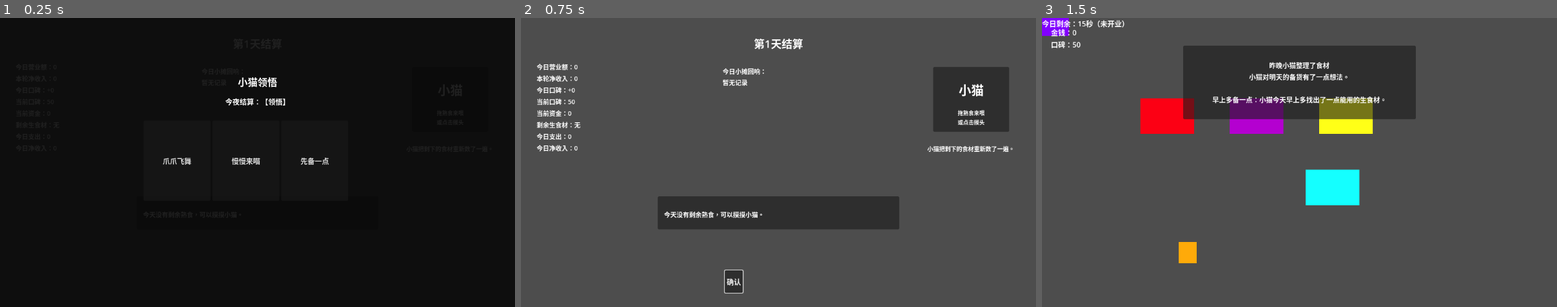
Above: before the commit, frames 1-3 (left to right).
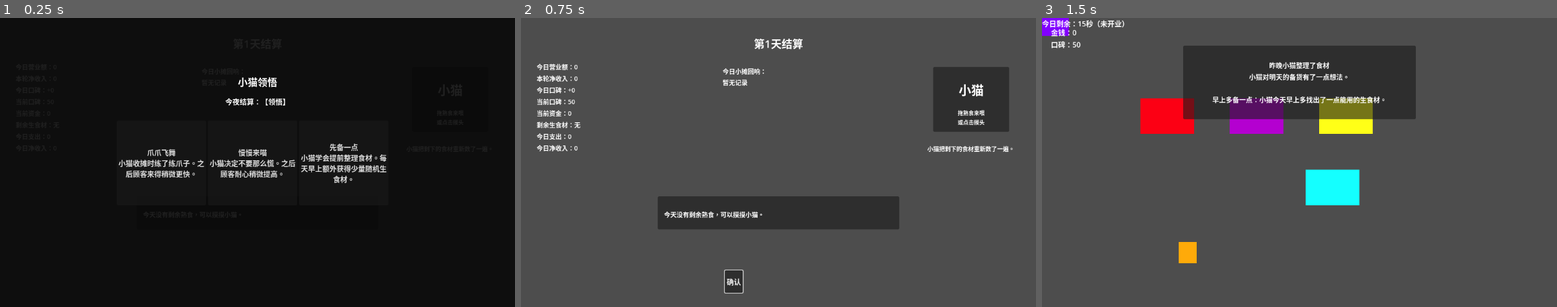
Above: after the commit, the same moments.

Repository: lcy2333orz-crypto/midemalatang
Game: Godot game, scene res://settlement_result.tscn
Same seed, same stepped clock (60 frames per second), same inputs: the game is played once before the commit and once after it. The project has no main scene, so this scene is started directly.
Inputs:
- Up to frame 1 (0.25 s): no input
- Up to frame 2 (0.75 s): click "爪爪飞舞" (after the commit: "爪爪飞舞 小猫收摊时练了练爪子。之 后顾客来得稍微更快。") at 0.5 s
- Up to frame 3 (1.5 s): click "确认" at 1.25 s

The runs differ from the first frame. In frame 1, 2.0% of the frame differs, in the area x 23-76%, y 43-58%; in frame 2, nothing differs; in frame 3, nothing differs.

Commit message:
优化夜间卡牌描述显示

Diff:
--- a/data/card_db.json
+++ b/data/card_db.json
@@ -4,80 +4,104 @@
 	  {
 		"id": "claw_dance",
 		"name": "爪爪飞舞",
-		"description": "效果待定。",
-		"modifiers": {}
+		"description": "小猫收摊时练了练爪子。之后顾客来得稍微更快。",
+		"modifiers": {
+		  "customer_spawn_interval_multiplier": 0.9
+		}
 	  },
 	  {
 		"id": "slow_down_meow",
 		"name": "慢慢来喵",
-		"description": "效果待定。",
-		"modifiers": {}
+		"description": "小猫决定不要那么慌。之后顾客耐心稍微提高。",
+		"modifiers": {
+		  "customer_patience_multiplier": 1.2
+		}
 	  },
 	  {
 		"id": "prepare_first",
 		"name": "先备一点",
-		"description": "效果待定。",
-		"modifiers": {}
+		"description": "小猫学会提前整理食材。每天早上额外获得少量随机生食材。",
+		"modifiers": {
+		  "random_raw_stock_bonus": 2
+		}
 	  }
 	],
 	"good": [
 	  {
 		"id": "busy_stall",
 		"name": "热闹摊口",
-		"description": "效果待定。",
-		"modifiers": {}
+		"description": "老鼠把这家小摊告诉了附近的朋友。之后顾客来得更快。",
+		"modifiers": {
+		  "customer_spawn_interval_multiplier": 0.85
+		}
 	  },
 	  {
 		"id": "clean_plate",
 		"name": "一点不剩",
-		"description": "效果待定。",
-		"modifiers": {}
+		"description": "老鼠把碗吃得干干净净。之后普通供货商进货稍微便宜。",
+		"modifiers": {
+		  "supplier_order_price_multiplier": 0.9
+		}
 	  },
 	  {
 		"id": "sneak_around",
 		"name": "钻来钻去",
-		"description": "效果待定。",
-		"modifiers": {}
+		"description": "老鼠知道附近哪里能临时借到食材。之后临时借货稍微便宜。",
+		"modifiers": {
+		  "emergency_shop_price_multiplier": 0.75
+		}
 	  }
 	],
 	"bad": [
 	  {
 		"id": "messy_rhythm",
 		"name": "乱成一团",
-		"description": "效果待定。",
-		"modifiers": {}
+		"description": "今晚的小摊有些慌乱。之后顾客耐心稍微降低。",
+		"modifiers": {
+		  "customer_patience_multiplier": 0.9
+		}
 	  },
 	  {
 		"id": "impatient_customers",
 		"name": "顾客不耐烦",
-		"description": "效果待定。",
-		"modifiers": {}
+		"description": "不好的服务让一些顾客留下了坏印象。之后顾客耐心明显降低。",
+		"modifiers": {
+		  "customer_patience_multiplier": 0.8
+		}
 	  },
 	  {
 		"id": "slower_rhythm",
 		"name": "节奏变慢",
-		"description": "效果待定。",
-		"modifiers": {}
+		"description": "今晚的失误打乱了小摊节奏。之后顾客来得稍微慢一点。",
+		"modifiers": {
+		  "customer_spawn_interval_multiplier": 1.15
+		}
 	  }
 	],
 	"fallback": [
 	  {
 		"id": "tidy_up",
 		"name": "整理一下",
-		"description": "效果待定。",
-		"modifiers": {}
+		"description": "小猫把摊位重新整理好。每天早上额外获得一点随机生食材。",
+		"modifiers": {
+		  "random_raw_stock_bonus": 1
+		}
 	  },
 	  {
 		"id": "take_a_breath",
 		"name": "缓一口气",
-		"description": "效果待定。",
-		"modifiers": {}
+		"description": "小猫坐下来缓了一口气。之后顾客耐心略微提高。",
+		"modifiers": {
+		  "customer_patience_multiplier": 1.1
+		}
 	  },
 	  {
 		"id": "cheer_up_again",
 		"name": "重新打起精神",
-		"description": "效果待定。",
-		"modifiers": {}
+		"description": "小猫重新打起精神。之后顾客来得略微更快。",
+		"modifiers": {
+		  "customer_spawn_interval_multiplier": 0.95
+		}
 	  }
 	]
   }
--- a/run_setup_data.gd
+++ b/run_setup_data.gd
@@ -596,22 +596,29 @@
 	return current_day_business_event.duplicate(true)
 
 func get_current_day_multiplier(modifier_id: String, default_value: float = 1.0) -> float:
-	if current_day_modifiers.is_empty():
-		return default_value
-
-	if not current_day_modifiers.has(modifier_id):
-		return default_value
-
-	return float(current_day_modifiers.get(modifier_id, default_value))
+	var value := default_value
+
+	if not current_day_modifiers.is_empty() and current_day_modifiers.has(modifier_id):
+		value *= float(current_day_modifiers.get(modifier_id, 1.0))
+
+	var effect_manager := get_node_or_null("/root/EffectManager")
+	if effect_manager != null and effect_manager.has_method("get_multiplier"):
+		value = effect_manager.get_multiplier(modifier_id, value)
+
+	return value
+
 
 func get_current_day_additive(modifier_id: String, default_value: float = 0.0) -> float:
-	if current_day_modifiers.is_empty():
-		return default_value
-
-	if not current_day_modifiers.has(modifier_id):
-		return default_value
-
-	return float(current_day_modifiers.get(modifier_id, default_value))
+	var value := default_value
+
+	if not current_day_modifiers.is_empty() and current_day_modifiers.has(modifier_id):
+		value += float(current_day_modifiers.get(modifier_id, 0.0))
+
+	var effect_manager := get_node_or_null("/root/EffectManager")
+	if effect_manager != null and effect_manager.has_method("get_additive"):
+		value = effect_manager.get_additive(modifier_id, value)
+
+	return value
 
 func get_current_night_activity_text() -> String:
 	if current_night_activity.is_empty():
--- a/settlement_result.gd
+++ b/settlement_result.gd
@@ -159,19 +159,29 @@
 	return [
 		{
 			"id": "tidy_up",
-			"name": "整理一下"
+			"name": "整理一下",
+			"description": "小猫把摊位重新整理好。每天早上额外获得一点随机生食材。",
+			"modifiers": {
+				"random_raw_stock_bonus": 1
+			}
 		},
 		{
 			"id": "take_a_breath",
-			"name": "缓一口气"
+			"name": "缓一口气",
+			"description": "小猫坐下来缓了一口气。之后顾客耐心略微提高。",
+			"modifiers": {
+				"customer_patience_multiplier": 1.1
+			}
 		},
 		{
 			"id": "cheer_up_again",
-			"name": "重新打起精神"
+			"name": "重新打起精神",
+			"description": "小猫重新打起精神。之后顾客来得略微更快。",
+			"modifiers": {
+				"customer_spawn_interval_multiplier": 0.95
+			}
 		}
 	]
-
-
 
 
 func _show_confirm_button_only() -> void:
@@ -351,18 +361,21 @@
 	night_queue_label.mouse_filter = Control.MOUSE_FILTER_IGNORE
 	night_queue_label.horizontal_alignment = HORIZONTAL_ALIGNMENT_CENTER
 
-	card_container.position = Vector2(center_x - 255, 230)
+	card_container.position = Vector2(center_x - 315, 230)
 	card_container.z_index = 30
 	card_container.mouse_filter = Control.MOUSE_FILTER_PASS
 
 	card_buttons[0].position = Vector2(0, 0)
-	card_buttons[1].position = Vector2(175, 0)
-	card_buttons[2].position = Vector2(350, 0)
+	card_buttons[1].position = Vector2(220, 0)
+	card_buttons[2].position = Vector2(440, 0)
 
 	for button in card_buttons:
-		button.custom_minimum_size = Vector2(150, 180)
-		button.size = Vector2(150, 180)
+		button.custom_minimum_size = Vector2(200, 190)
+		button.size = Vector2(200, 190)
 		button.mouse_filter = Control.MOUSE_FILTER_STOP
+		button.autowrap_mode = TextServer.AUTOWRAP_ARBITRARY
+		button.clip_text = true
+		button.text_overrun_behavior = TextServer.OVERRUN_TRIM_ELLIPSIS
 
 	# ===== 底部：确认按钮 =====
 	$ButtonBox.position = Vector2(center_x - 120, viewport_size.y - 82)
@@ -653,6 +666,39 @@
 	night_finished = false
 	update_night_queue_preview()
 
+func format_card_button_text(card_name: String, card_description: String) -> String:
+	var wrapped_description := wrap_cjk_text(card_description, 12)
+
+	if wrapped_description == "":
+		return card_name
+
+	return "%s\n\n%s" % [
+		card_name,
+		wrapped_description
+	]
+
+
+func wrap_cjk_text(text: String, max_chars_per_line: int = 12) -> String:
+	var cleaned := text.strip_edges()
+
+	if cleaned == "":
+		return ""
+
+	var lines: Array[String] = []
+	var current_line := ""
+
+	for i in range(cleaned.length()):
+		var ch := cleaned.substr(i, 1)
+		current_line += ch
+
+		if current_line.length() >= max_chars_per_line:
+			lines.append(current_line)
+			current_line = ""
+
+	if current_line != "":
+		lines.append(current_line)
+
+	return "\n".join(lines)
 
 func show_current_choice() -> void:
 	if current_index >= night_queue.size():
@@ -666,7 +712,6 @@
 	card_choice_title_label.visible = true
 	night_queue_label.visible = true
 	card_container.visible = true
-
 	retry_button.visible = false
 	back_home_button.visible = false
 
@@ -675,11 +720,18 @@
 
 	for i in range(3):
 		var card_data: Dictionary = options[i]
-		card_buttons[i].text = str(card_data.get("name", "未知卡牌"))
+		var card_name := str(card_data.get("name", "未知卡牌"))
+		var card_description := str(card_data.get("description", ""))
+
+		card_buttons[i].text = format_card_button_text(card_name, card_description)
 		card_buttons[i].set_meta("card_id", str(card_data.get("id", "unknown_card")))
-		card_buttons[i].set_meta("card_name", str(card_data.get("name", "未知卡牌")))
+		card_buttons[i].set_meta("card_name", card_name)
 		card_buttons[i].visible = true
 		card_buttons[i].disabled = false
+
+		card_buttons[i].autowrap_mode = TextServer.AUTOWRAP_ARBITRARY
+		card_buttons[i].clip_text = true
+		card_buttons[i].text_overrun_behavior = TextServer.OVERRUN_TRIM_ELLIPSIS
 
 
 func get_night_choice_title(entry: Dictionary) -> String:
